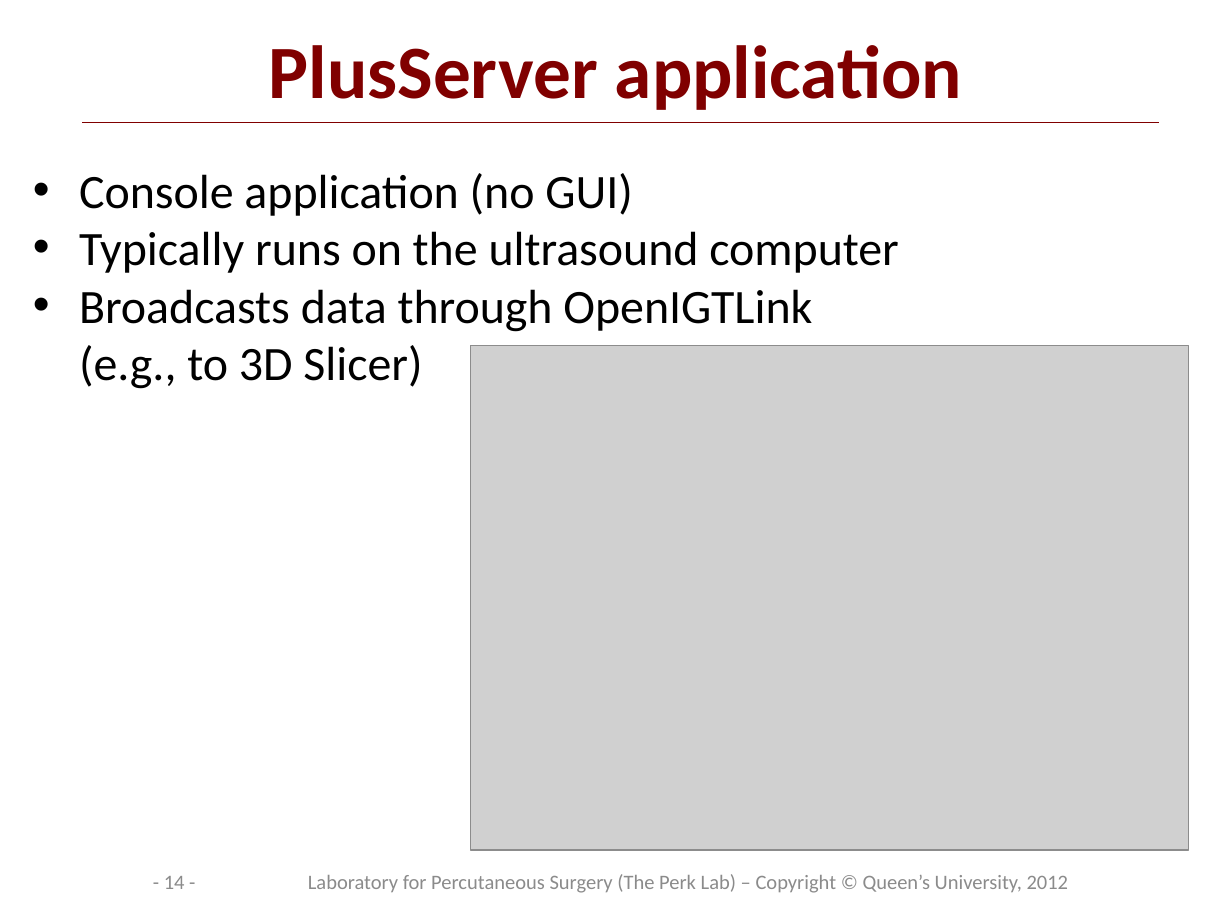
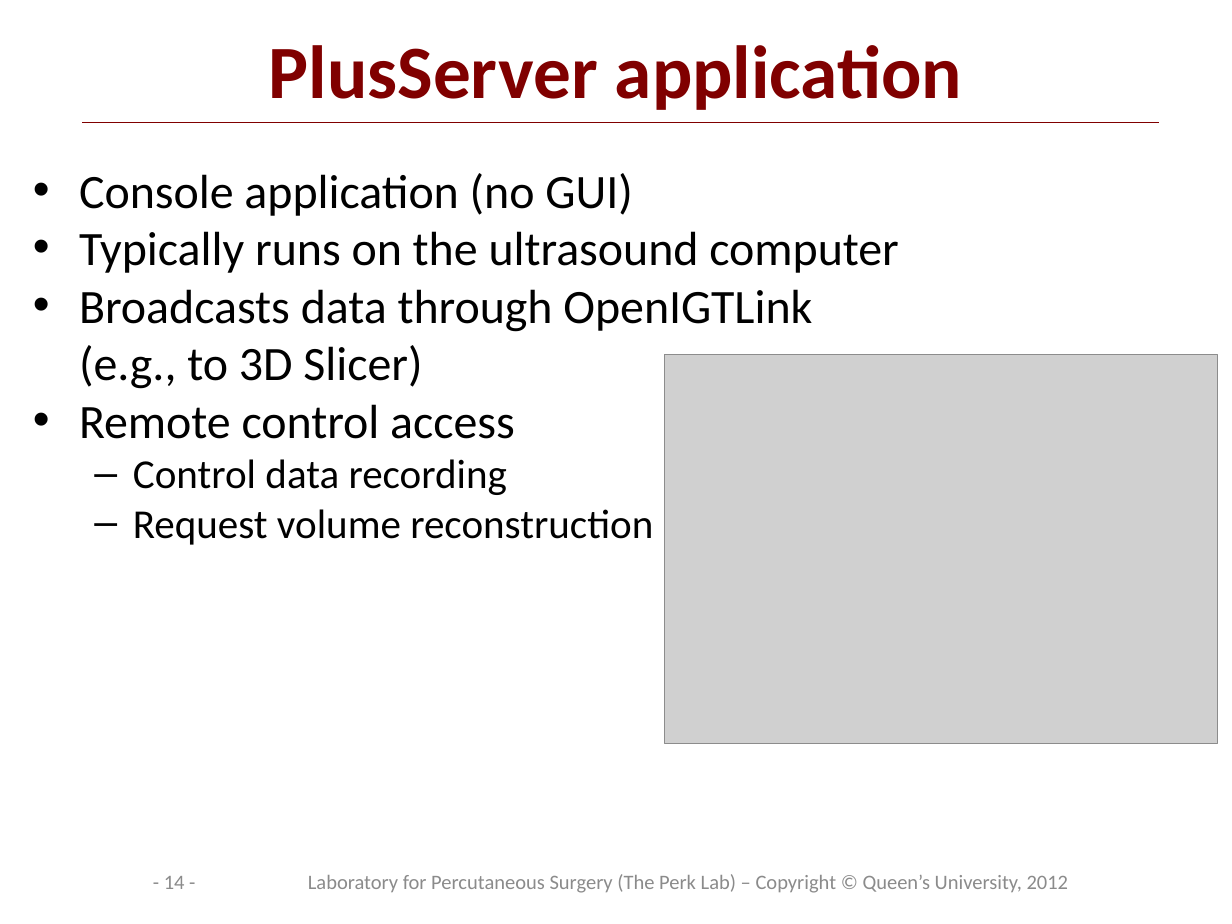
Before and after one commit to PlusToolkit/PlusDoc, a slide deck: slide 14 of overview/PlusOverview.pptx. Drawn at 1232x924 pixels with LibreOffice and Linux fonts; fonts in the diff are those of the drawing; grey boxes stand for pictures; background and template pictures are left out. Boxes give left, top, right and bottom in pixels: in the first picture for what was removed or moved away, otherwise in the second. Text is boxed around its words. In the diff, an @@ line names an element or a change of style, - is before the commit and + after.

Commit message:
re #712 added details to plusserver slide

```diff
--- a/overview/PlusOverview.pptx
+++ b/overview/PlusOverview.pptx
@@ picture resized from (x1=471, y1=345, x2=1189, y2=850) to (x1=664, y1=355, x2=1217, y2=744) @@
@@ text at (x1=79, y1=404, x2=653, y2=545): paragraphs added @@
+• Remote control access
+  – Control data recording
+  – Request volume reconstruction
```
